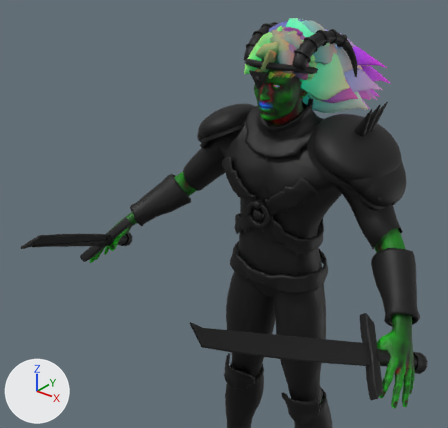
Two versions of the glTF model public/models/gods/loki.glb, one commit apart.
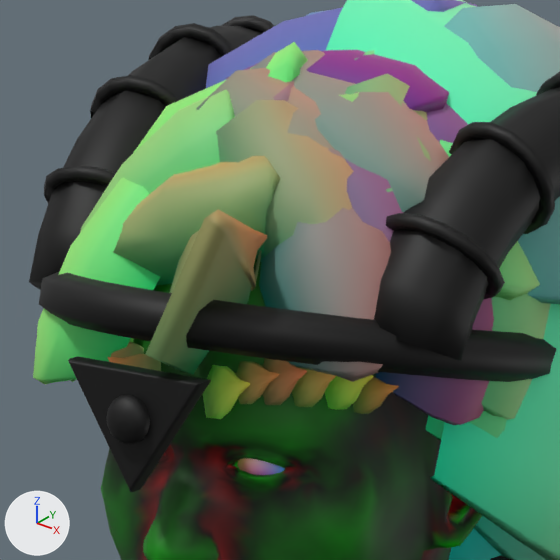
There are two pictures of each version: one whole from a 50 mm camera at (1.242, -1.959, 2.621) aimed at (0.01, -0.419, 1.667), one close up on the part from 53% to 71% of the width and 5% to 23% of the height. The lights are fixed; the arrows at lower left show +X, +Y and +Z. The last two pictures show the newer version. Vertices at exactly the same position are counted once.

In view in the first close-up: 'body', 'circlet', 'circlet_gem', 'hair' and 2 more.
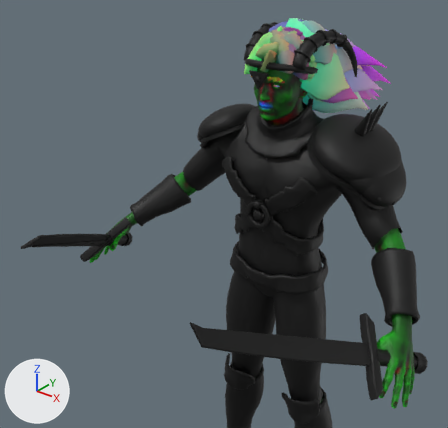
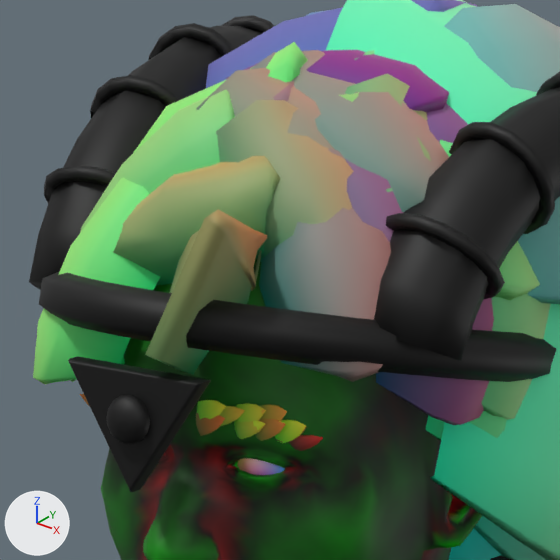
Location of each change, (x1, y1, x2, y2) in pixels of the close-ups (560 x 560 px):
part 1 of me_hair, built on
    after: (196, 400, 323, 451)
part 2 of me_hair, recoloured
    before: (108, 338, 399, 419)
    after: (80, 394, 89, 405)

Edits to the bpy script that builds the scene:
```text
Change me_hair:
    used by ob_hair; location = (0.0, 0.0, 0.0)
    remove me_hair.from_pydata(...)  # 9810 vertices, 16776 faces; spans x -0.179..0.177, y -0.227..0.588, z 1.818..2.279
    add me_hair.from_pydata(...)  # 10470 vertices, 17832 faces; spans x -0.179..0.177, y -0.227..0.588, z 1.818..2.279
    me_hair part 1: 360 vertices moved from x -0.096..0.096, y -0.186..-0.121, z 2.098..2.134 to x -0.074..-0.006, y -0.18..-0.157, z 2.085..2.109; 660 vertices added at x -0.068..0.074, y -0.18..-0.157, z 2.086..2.11
    me_hair part 2: 576 kept faces spanning x -0.074..-0.006, y -0.18..-0.157, z 2.085..2.109 get new vertex colours
```
